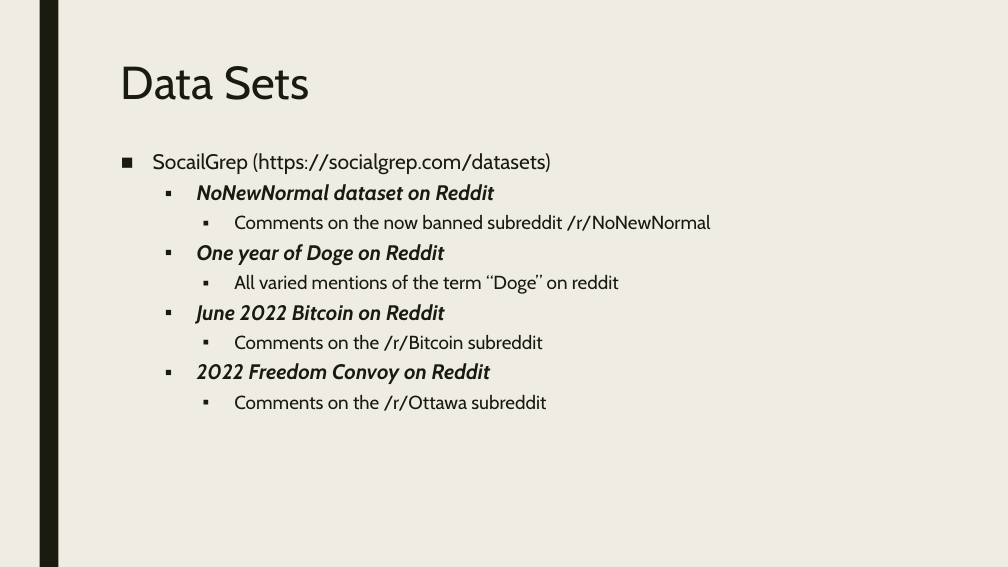
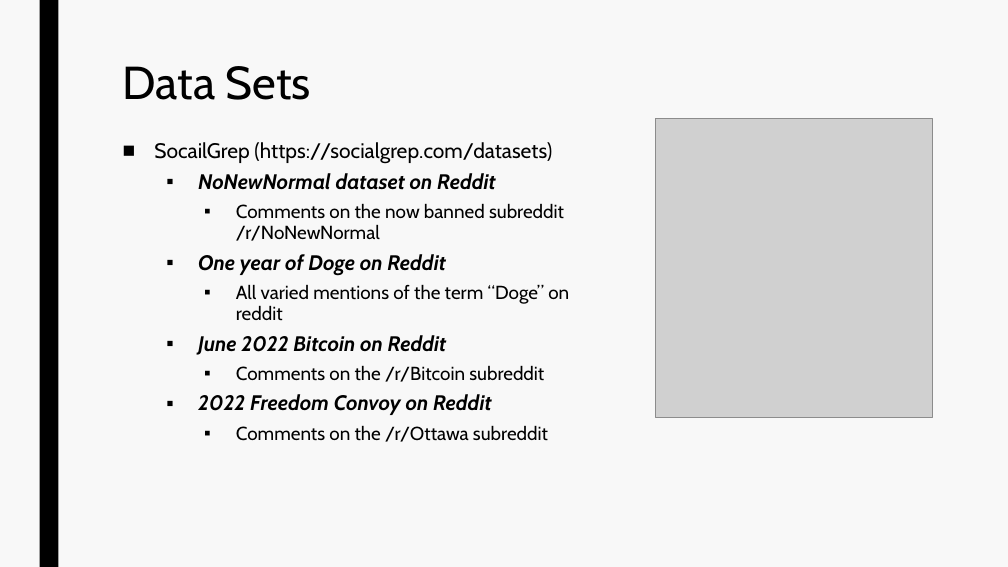
Before and after one commit to EvaTarr/CMPT412Project, a slide deck: slide 4 of presentation.pptx (slide 3 before the commit). Drawn at 1008x567 pixels with LibreOffice and Linux fonts; fonts in the diff are those of the drawing; grey boxes stand for pictures. Boxes give left, top, right and bottom in pixels: in the first picture for what was removed or moved away, otherwise in the second. Text is boxed around its words. In the diff, an @@ line names an element or a change of style, - is before the commit and + after.

```diff
--- a/presentation.pptx
+++ b/presentation.pptx
@@ background #EFEDE3 to #F8F8F8 @@
@@ rectangle at (39, 0, 58, 567): fill #191B0E to #000000 @@
@@ title "Data Sets" at (123, 66, 311, 100): text colour #191B0E to #000000 @@
@@ picture added at (656, 118, 932, 417) @@
@@ text "SocailGrep (https://socialgrep.com/datasets)" at (154, 142, 569, 442): text colour #191B0E to #000000 @@
@@ text "SocailGrep (https://socialgrep.com/datasets)": place and size @@
-text "SocailGrep (https://socialgrep.com/datasets)" at (153, 153, 619, 411)
+text "SocailGrep (https://socialgrep.com/datasets)" at (154, 142, 569, 442)
```
Also in this commit, not shown: 10 other slides changed, 1 slide added, 1 slide removed, 3 other files.
